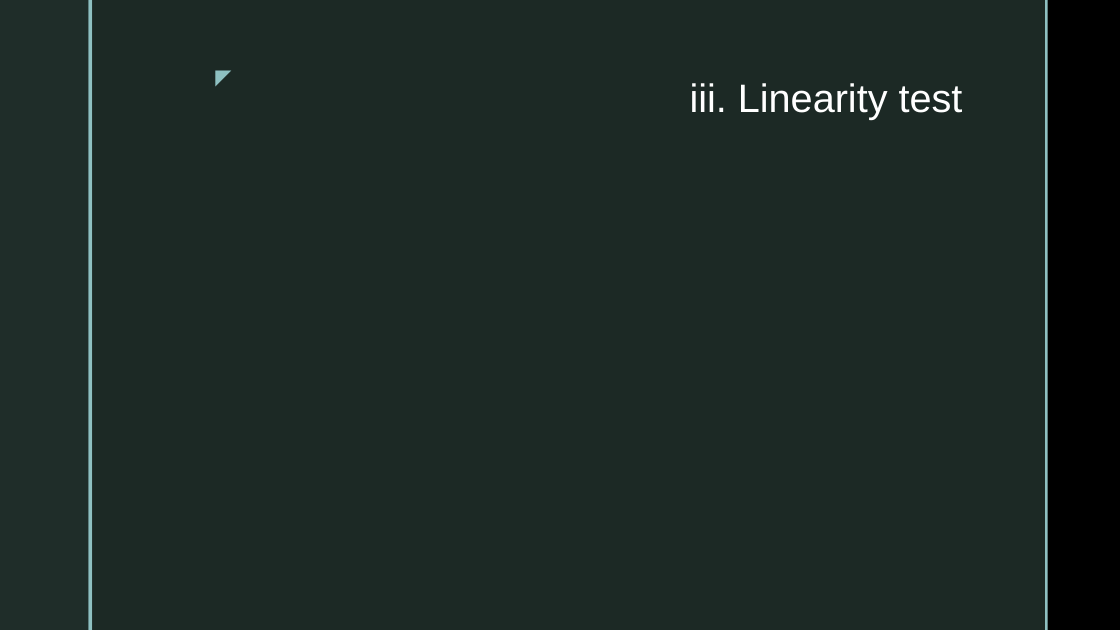
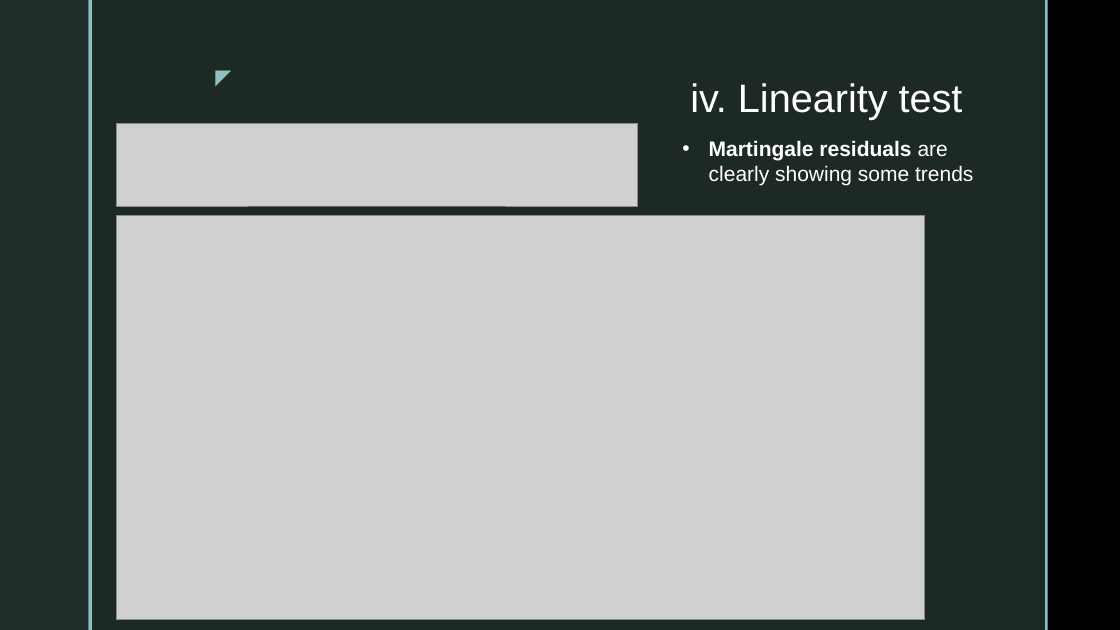
Before and after one commit to SebastianVeuskens/DSA-Project, a slide deck: slide 15 of presentation.pptx (slide 13 before the commit). Drawn at 1120x630 pixels with LibreOffice and Linux fonts; fonts in the diff are those of the drawing; grey boxes stand for pictures; background and template pictures are left out. Boxes give left, top, right and bottom in pixels: in the first picture for what was removed or moved away, otherwise in the second. Text is boxed around its words. In the diff, an @@ line names an element or a change of style, - is before the commit and + after.

```diff
--- a/presentation.pptx
+++ b/presentation.pptx
@@ title at <box>690,83,963,120</box>: text changed @@
-iii. Linearity test
+iv. Linearity test
@@ picture added at <box>117,124,638,206</box> @@
@@ text added at <box>709,140,973,186</box>, 18 pt, text #FFFFFF @@
+• Martingale residuals are clearly showing some trends
@@ picture added at <box>117,215,925,619</box> @@
```
Also in this commit, not shown: 6 other slides changed, 5 slides added, 13 other files.
